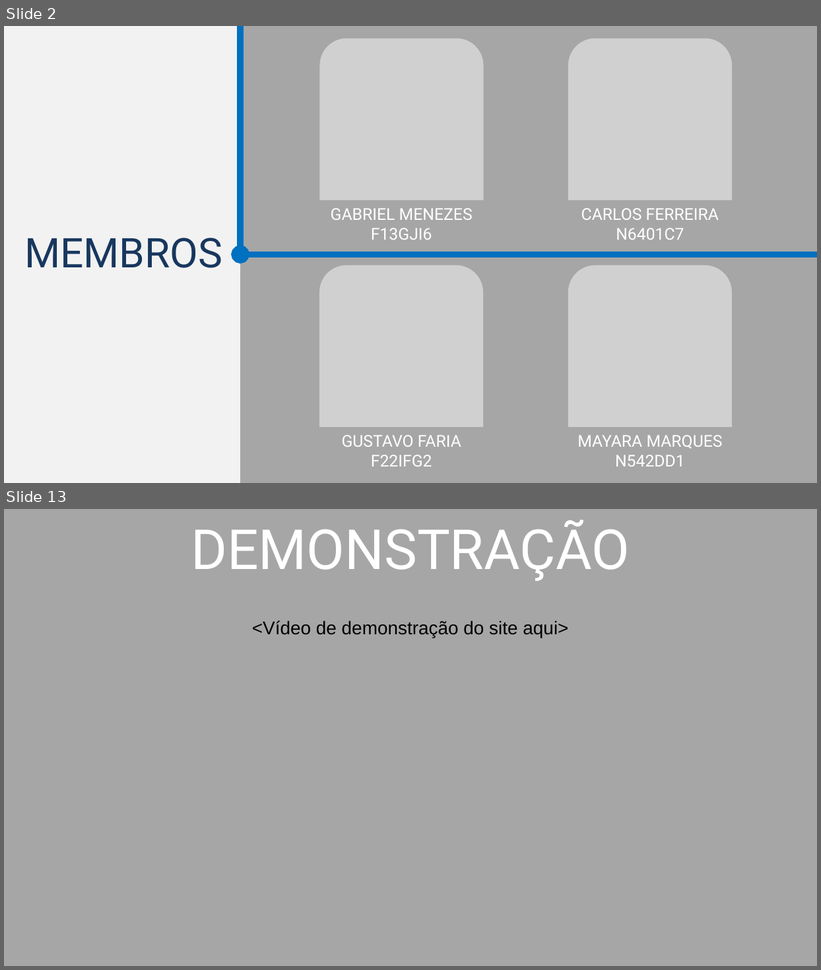
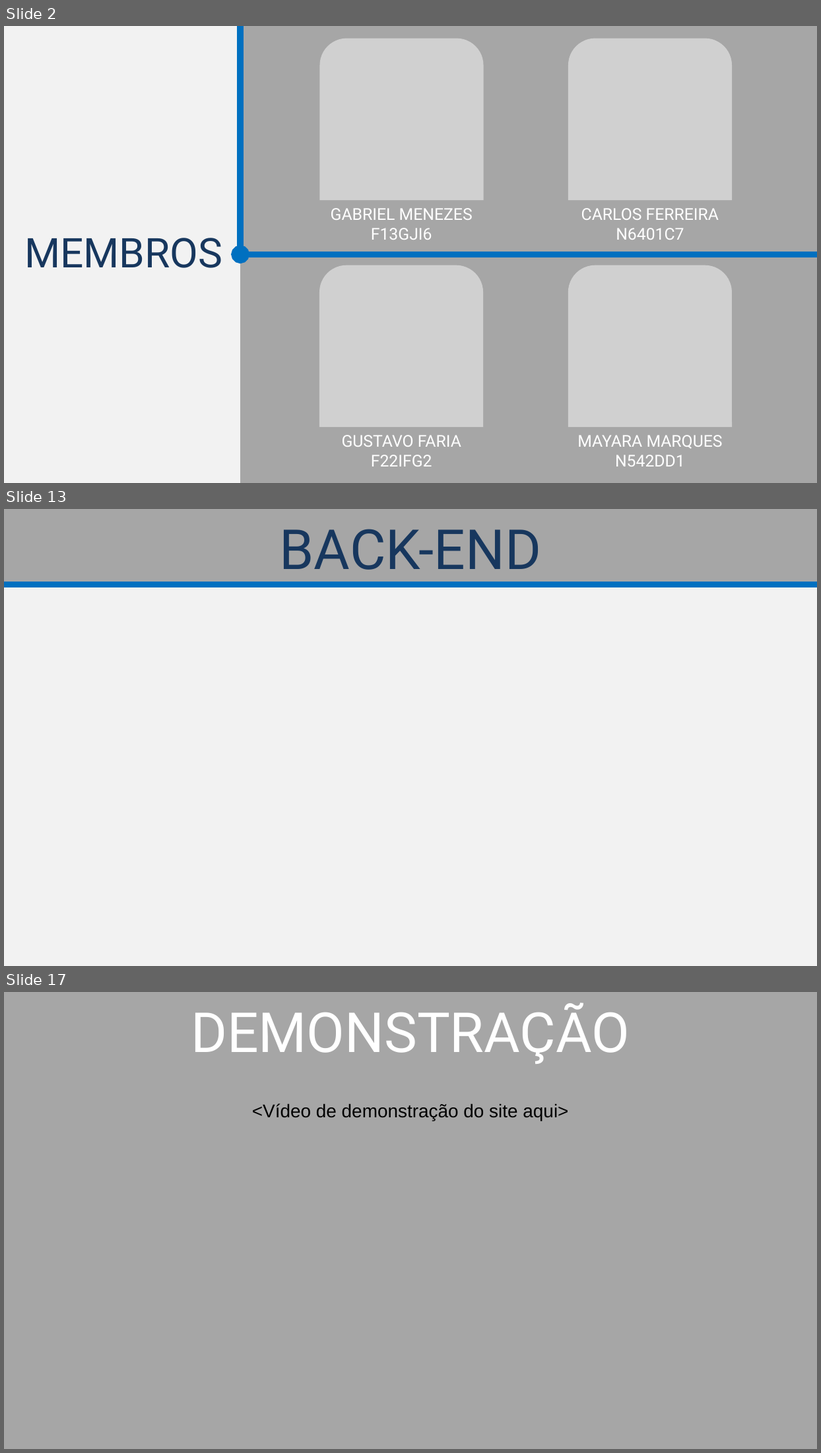
Before and after one commit to TR0NZ0D/Brazil-Career-Hub, a slide deck: Files/TCC - Final/Apresentacao_Final.pptx. Shown one above the other, each under a label of ours: slides 2 and 13 before the commit, slides 2, 13 and 17 after it; the slides between them are not shown. The pictures are 821x970 and 821x1453 pixels, drawn with LibreOffice and Linux fonts; fonts in the diff are those of the drawing; grey boxes stand for pictures. Boxes give left, top, right and bottom in pixels: in the first picture for what was removed or moved away, otherwise in the second. Text is boxed around its words. In the diff, an @@ line names an element or a change of style, - is before the commit and + after.

```diff
--- a/Files/TCC - Final/Apresentacao_Final.pptx
+++ b/Files/TCC - Final/Apresentacao_Final.pptx
@@ slide 13 added at box(4, 509, 817, 966), background #F2F2F2 @@
@@ rectangle added at box(4, 509, 817, 584), fill #A6A6A6 @@
@@ title added at box(280, 529, 541, 582), 54 pt, text #17375E @@
+BACK-END
@@ line added from (817, 584) to (4, 584), #0070C0 6 pt @@
@@ what was slide 13 is now slide 17 @@
```
Also in this commit, not shown: 10 slides changed, 3 other slides added, 1 other file.
